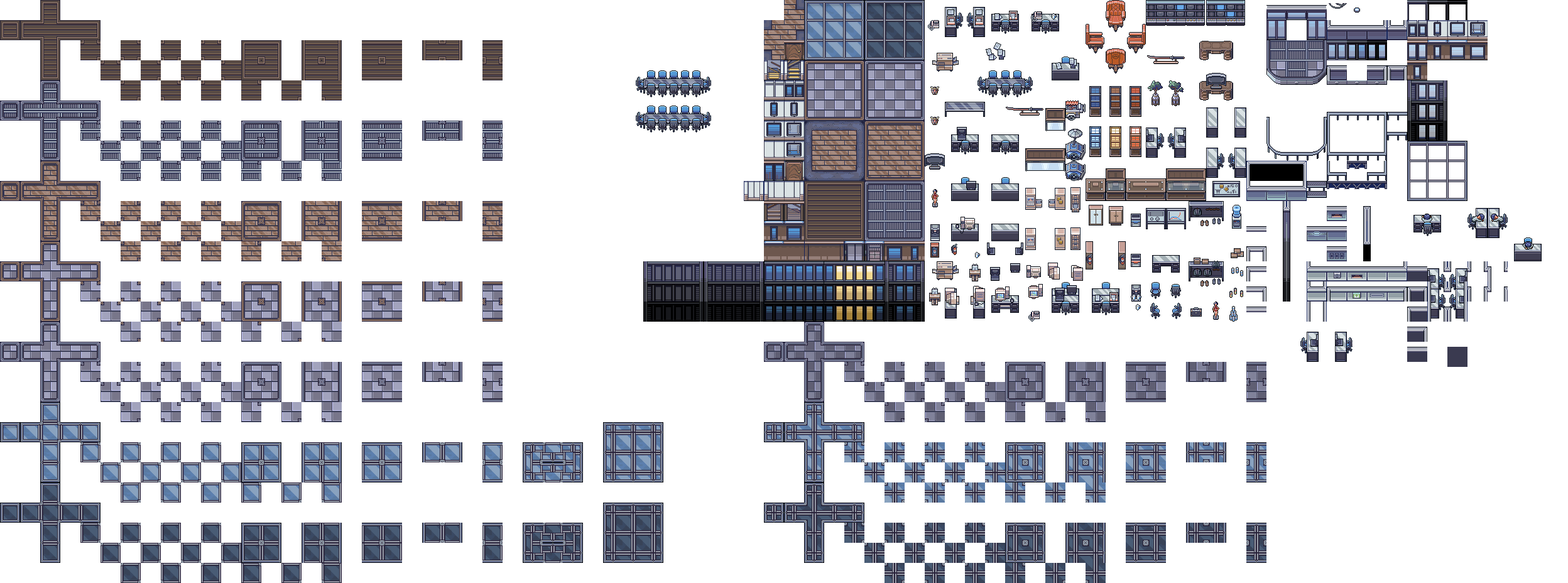
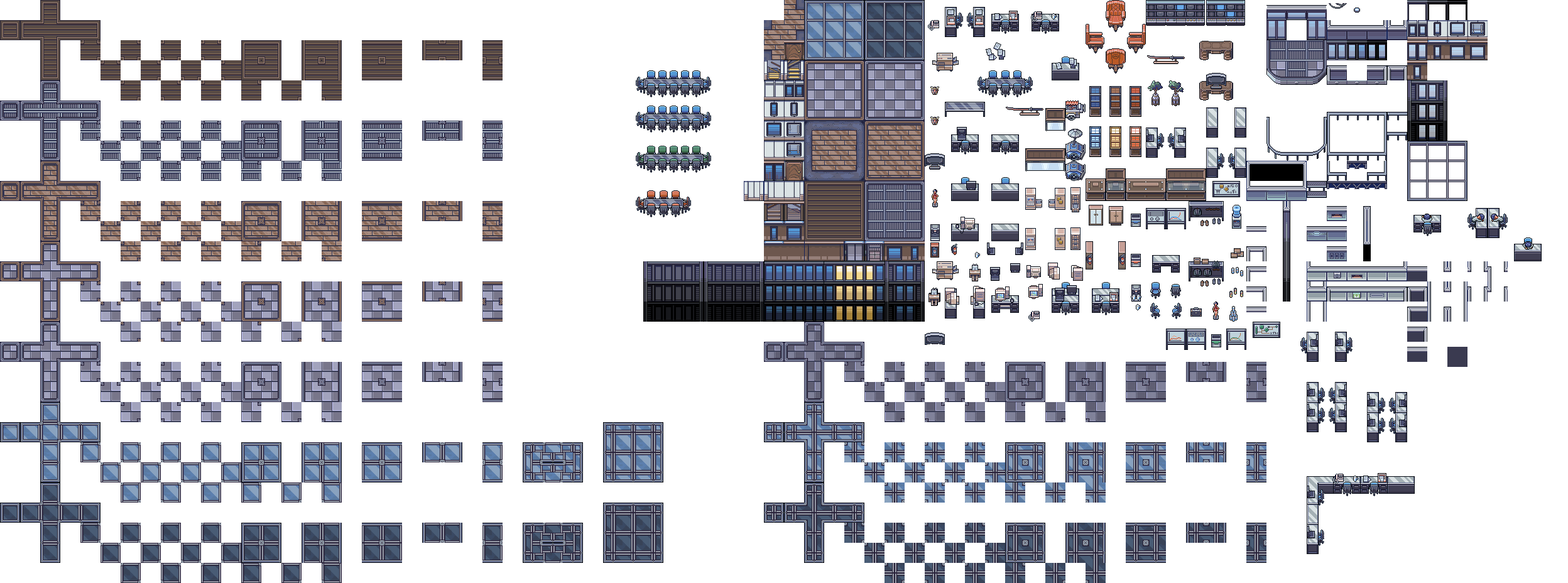
The second w=1568, h=583 image is a revision of the first. Changes to its layers:
added group "Big Table higher position Kopie" with 1 layers above "Big Table higher position" over 635, 145, 712, 173
added layer "Chair Bottom" (1st of 3, in "Big Table higher position Kopie") in group "Big Table higher position Kopie" over 635, 145, 712, 173
removed layer "Layer 15" over 635, 145, 1468, 555
added layer "Ebene 16" above "Ebene 17" over 635, 190, 692, 218
added layer "Ebene 17" above "Ebene 18" over 1252, 321, 1281, 338
added layer "Ebene 18" above "Ebene 19" over 1226, 328, 1247, 350
added layer "Ebene 19" above "Ebene 20" over 1211, 334, 1222, 348
added layer "Ebene 20" above "Ebene 21" over 1186, 328, 1207, 350
added layer "Ebene 21" above "Ebene 15" over 1165, 328, 1187, 350
added layer "Ebene 15" over 635, 145, 1468, 555
